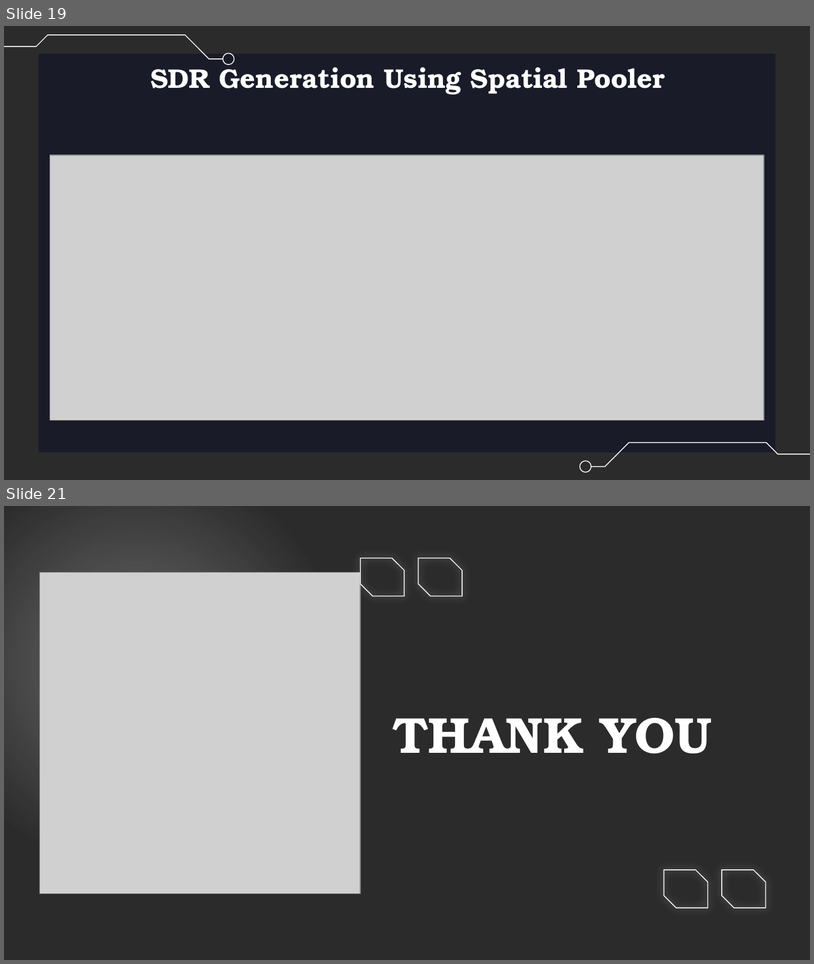
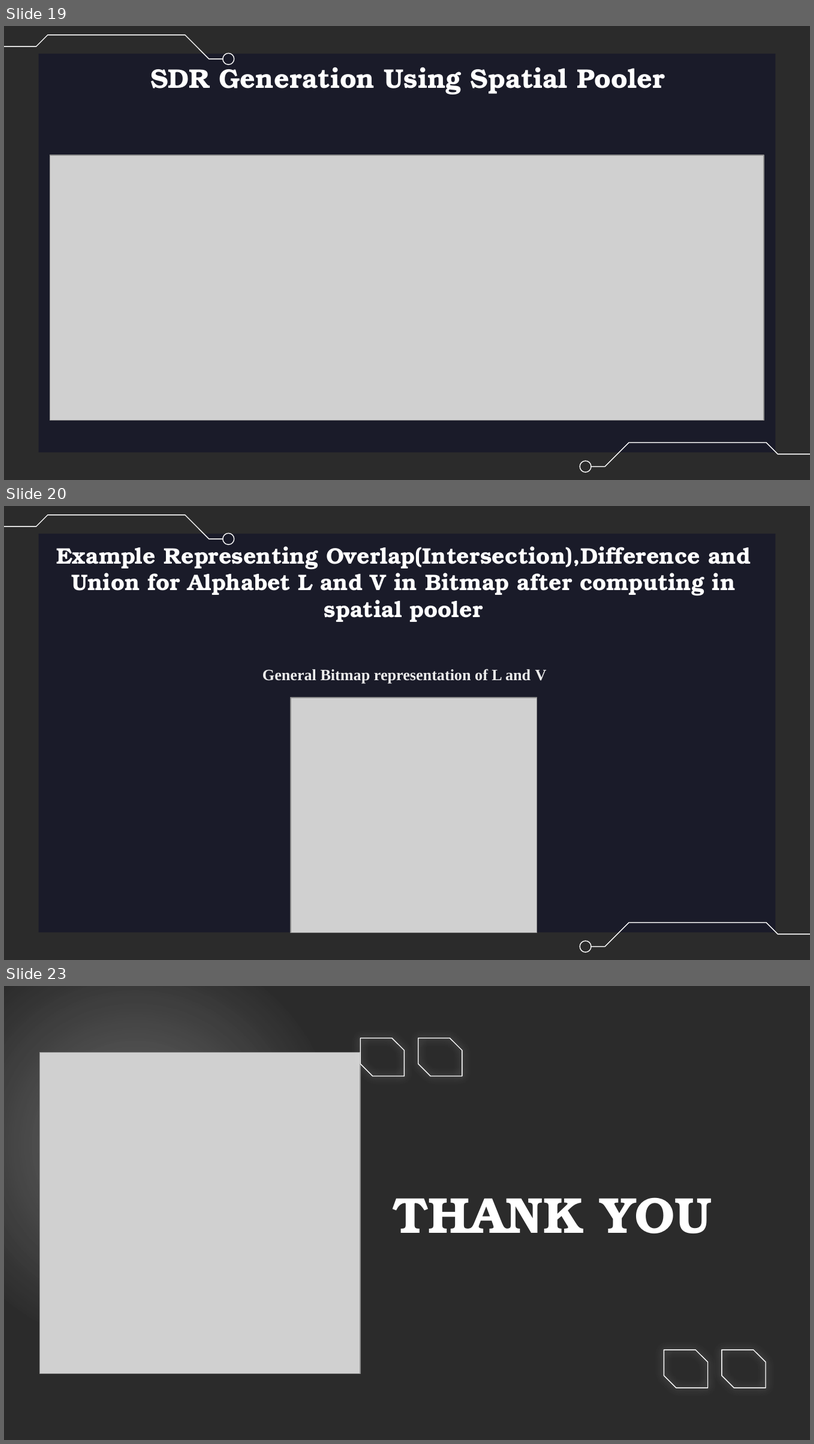
Before and after one commit to Yatish0/neocortexapi_Team_PY, a slide deck: source/Samples/Project Documentation/Improve_Samples_And_Documentation_For_SDR_Representation(SDR To Bitmap)_Team_PY.pptx. Shown one above the other, each under a label of ours: slides 19 and 21 before the commit, slides 19, 20 and 23 after it; the slides between them are not shown. The pictures are 814x964 and 814x1444 pixels, drawn with LibreOffice and Linux fonts; fonts in the diff are those of the drawing; grey boxes stand for pictures; background and template pictures are left out; a plain dark background stands for a picture behind light text. Boxes give left, top, right and bottom in pixels: in the first picture for what was removed or moved away, otherwise in the second. Text is boxed around its words. In the diff, an @@ line names an element or a change of style, - is before the commit and + after.

```diff
--- a/source/Samples/Project Documentation/Improve_Samples_And_Documentation_For_SDR_Representation(SDR To Bitmap)_Team_PY.pptx
+++ b/source/Samples/Project Documentation/Improve_Samples_And_Documentation_For_SDR_Representation(SDR To Bitmap)_Team_PY.pptx
@@ slide 20 added at (4,506,810,960), background picture (left out); not listed: 5 template elements that a slide beside it also shows @@
@@ title added at (56,541,751,622), 20 pt, text #FFFFFF, bold @@
+Example Representing Overlap(Intersection),Difference and Union for Alphabet L and V in Bitmap after computing in spatial pooler
@@ text added at (263,669,547,684), 14 pt, text #ECECEC, bold @@
+General Bitmap representation of L and V
@@ picture added at (291,697,537,932) @@
@@ what was slide 21 is now slide 23 @@
```
Also in this commit, not shown: 6 slides changed, 1 other slide added, 3 other files.
